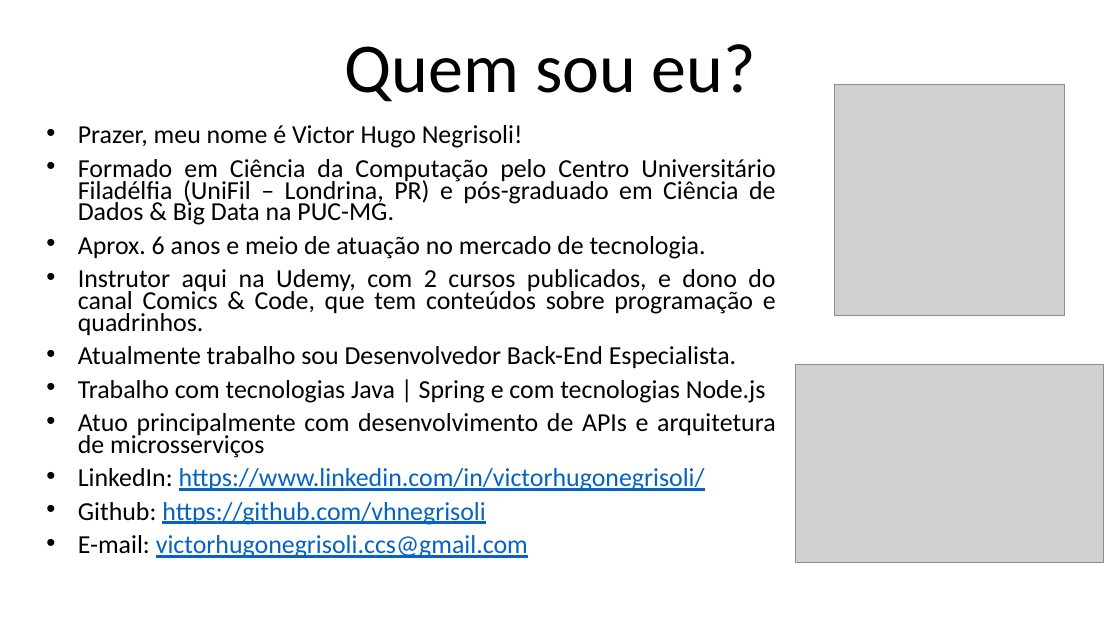
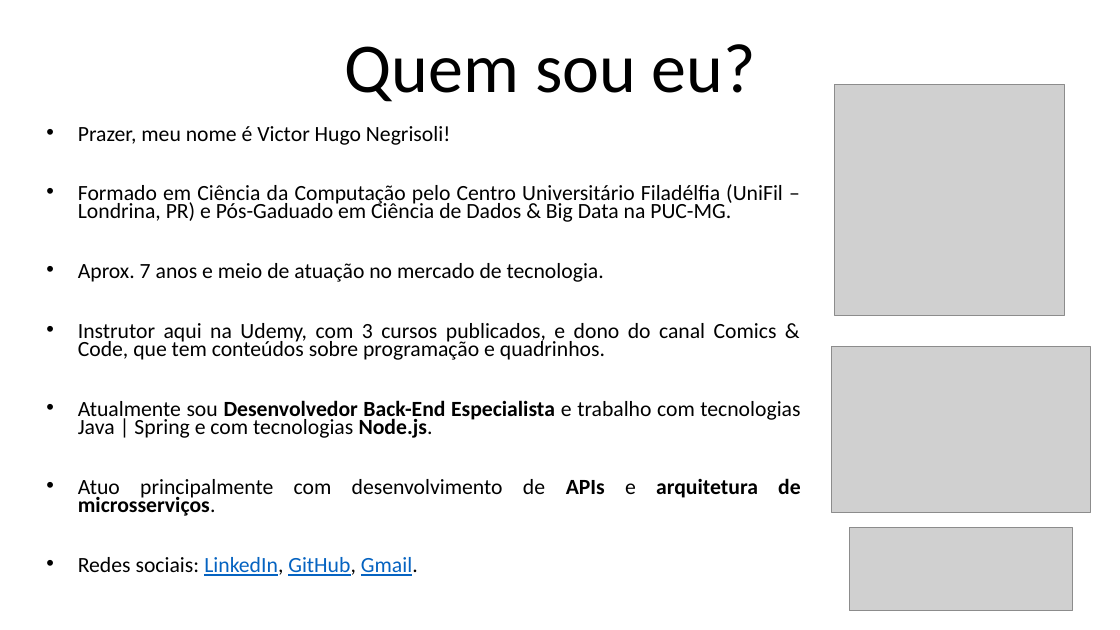
Before and after one commit to vhnegrisoli/curso-udemy-microsservicos-padrao-saga-orquestrado, a slide deck: slide 2 of Conteúdos/Apresentação - Saga.pptx. Drawn at 1120x630 pixels with LibreOffice and Linux fonts; fonts in the diff are those of the drawing; grey boxes stand for pictures. Boxes give left, top, right and bottom in pixels: in the first picture for what was removed or moved away, otherwise in the second. Text is boxed around its words. In the diff, an @@ line names an element or a change of style, - is before the commit and + after.

Commit message:
Atualiza slides

```diff
--- a/Conteúdos/Apresentação - Saga.pptx
+++ b/Conteúdos/Apresentação - Saga.pptx
@@ subtitle at box(78, 126, 450, 145): size 22.2 to 18.6 pt in "Prazer, meu nome é Victor Hugo Negrisoli!" @@
@@ subtitle at box(78, 184, 801, 576): text changed; size 22.2 to 18.6 pt @@
-• Formado em Ciência da Computação pelo Centro Universitário Filadélfia (UniFil – Londrina, PR) e pós-graduado em Ciência de Dados & Big Data na PUC-MG.
-• Aprox. 6 anos e meio de atuação no mercado de tecnologia.
-• Instrutor aqui na Udemy, com 2 cursos publicados, e dono do canal Comics & Code, que tem conteúdos sobre programação e quadrinhos.
-• Atualmente trabalho sou Desenvolvedor Back-End Especialista.
-• Trabalho com tecnologias Java | Spring e com tecnologias Node.js
-• Atuo principalmente com desenvolvimento de APIs e arquitetura de microsserviços
-• LinkedIn: https://www.linkedin.com/in/victorhugonegrisoli/
-• Github: https://github.com/vhnegrisoli
-• E-mail: victorhugonegrisoli.ccs@gmail.com
+• Formado em Ciência da Computação pelo Centro Universitário Filadélfia (UniFil – Londrina, PR) e Pós-Gaduado em Ciência de Dados & Big Data na PUC-MG.
+• Aprox. 7 anos e meio de atuação no mercado de tecnologia.
+• Instrutor aqui na Udemy, com 3 cursos publicados, e dono do canal Comics & Code, que tem conteúdos sobre programação e quadrinhos.
+• Atualmente sou Desenvolvedor Back-End Especialista e trabalho com tecnologias Java | Spring e com tecnologias Node.js.
+• Atuo principalmente com desenvolvimento de APIs e arquitetura de microsserviços.
+• Redes sociais: LinkedIn, GitHub, Gmail.
@@ picture: place and size @@
-picture at box(796, 365, 1104, 563)
+picture at box(832, 346, 1091, 513)
@@ picture added at box(849, 527, 1073, 610) @@
```
